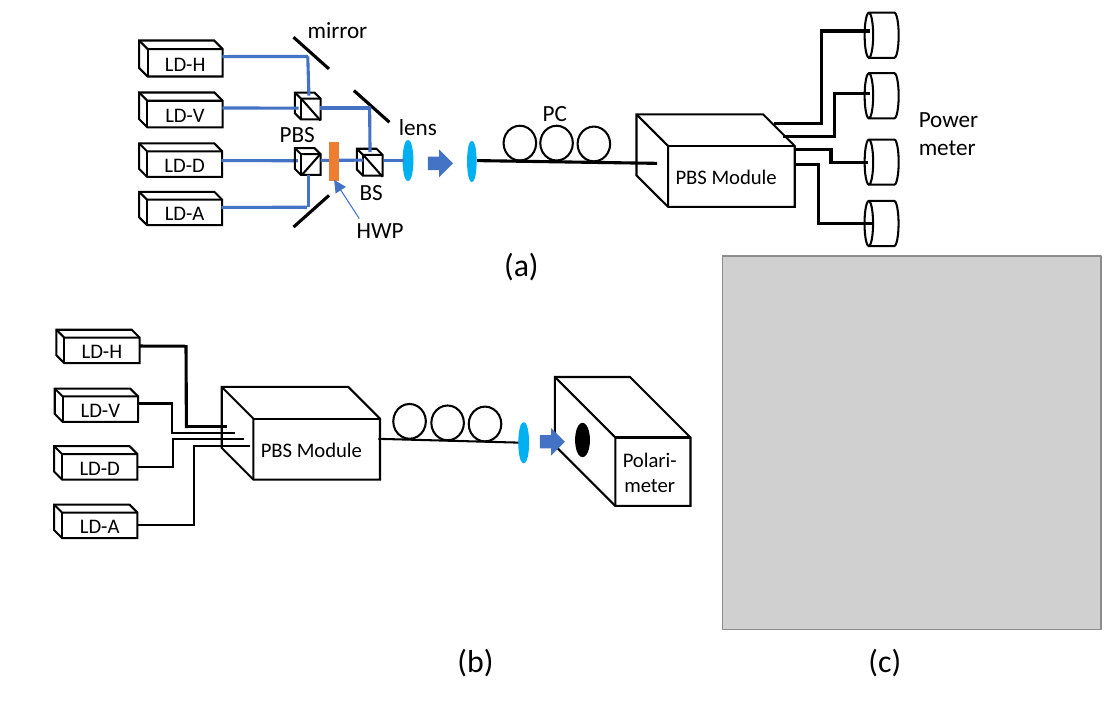
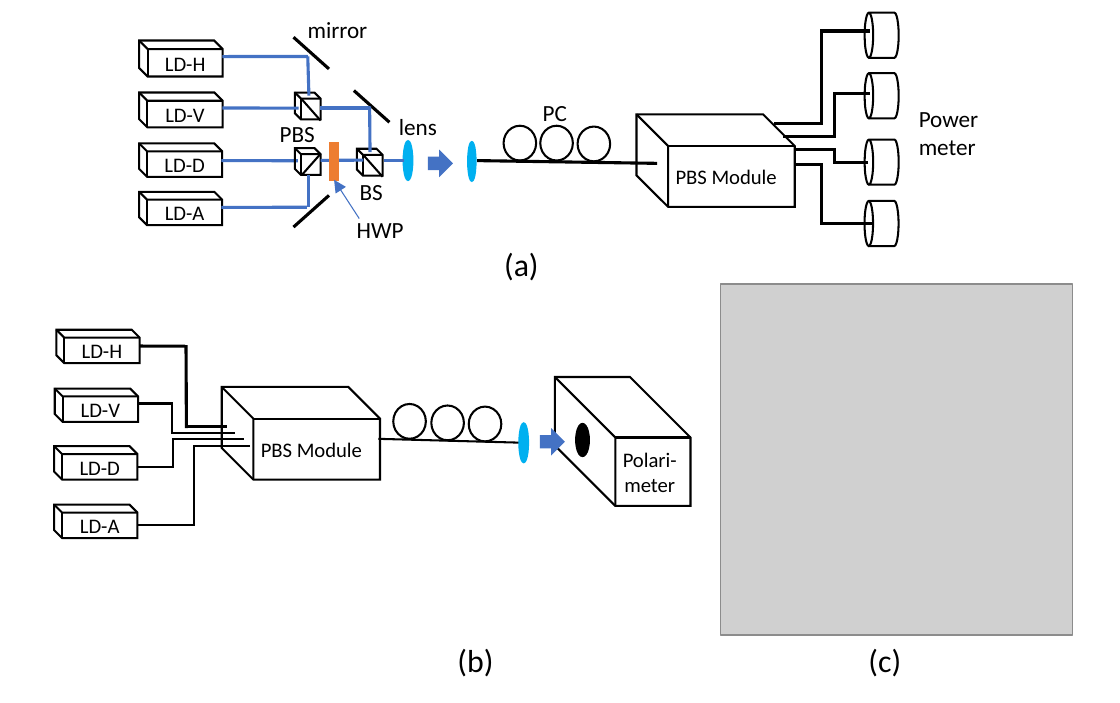
Before and after one commit to jschoe71/PBS-2017, a slide deck: slide 1 of meas_setup.pptx. Drawn at 1120x703 pixels with LibreOffice and Linux fonts; fonts in the diff are those of the drawing; grey boxes stand for pictures. Boxes give left, top, right and bottom in pixels: in the first picture for what was removed or moved away, otherwise in the second. Text is boxed around its words. In the diff, an @@ line names an element or a change of style, - is before the commit and + after.

```diff
--- a/meas_setup.pptx
+++ b/meas_setup.pptx
@@ elbow line (868, 162) - (794, 150): route changed @@
@@ elbow line (873, 223) - (795, 164): route changed @@
@@ picture: place and size @@
-picture at [722,256,1101,630]
+picture at [721,284,1072,636]
```
Also in this commit, not shown: 10 other files.
